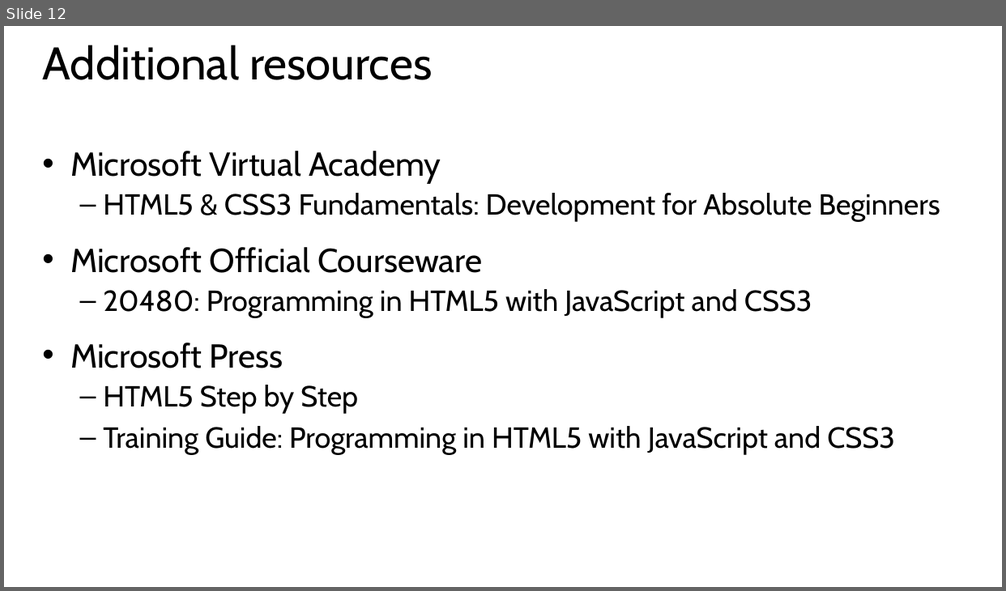
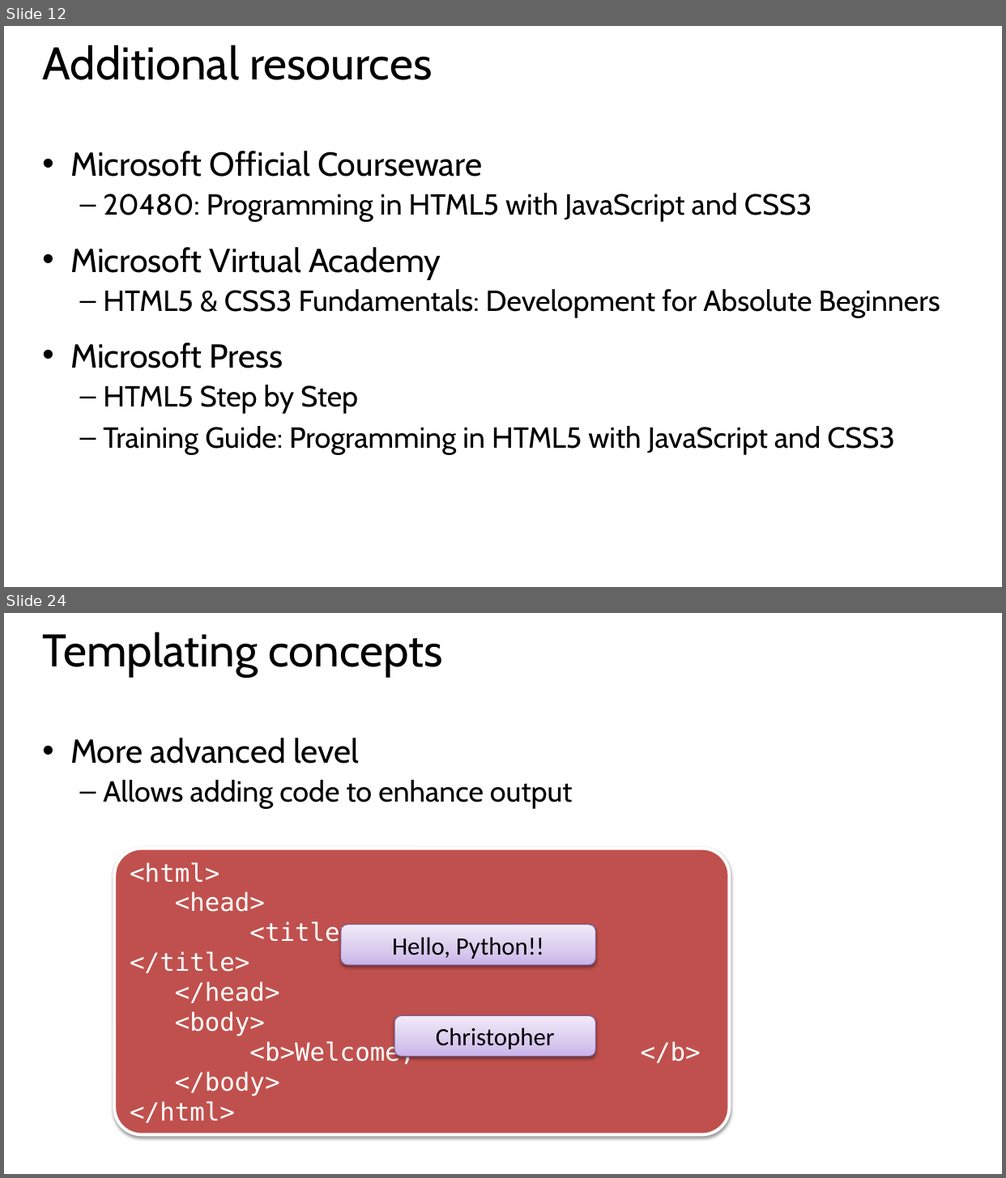
Before and after one commit to GeekTrainer/Flask, a slide deck: Slides/Module 3 - Creating an interface.pptx. Shown one above the other, each under a label of ours: slide 12 before the commit, slides 12 and 24 after it; the slides between them are not shown. The pictures are 1006x591 and 1006x1178 pixels, drawn with LibreOffice and Linux fonts; fonts in the diff are those of the drawing. Boxes give left, top, right and bottom in pixels: in the first picture for what was removed or moved away, otherwise in the second. Text is boxed around its words. In the diff, an @@ line names an element or a change of style, - is before the commit and + after.

```diff
--- a/Slides/Module 3 - Creating an interface.pptx
+++ b/Slides/Module 3 - Creating an interface.pptx
@@ slide 24 added at [4, 613, 1002, 1174], background #FFFFFF @@
@@ title added at [43, 632, 443, 677], 44 pt, text #000000 @@
+Templating concepts
@@ text added at [70, 738, 573, 809], 28 pt, text #000000 @@
+• More advanced level
+  – Allows adding code to enhance output
@@ rounded rectangle added at [115, 849, 730, 1135], fill #C0504D, outline #FFFFFF 3 pt, 24 pt, text #FFFFFF @@
+<html>
+<head>
+<title> </title>
+</head>
+<body>
+<b>Welcome, </b>
+</body>
+</html>
@@ rounded rectangle added at [341, 924, 596, 965], fill gradient #C9B5E8 to #D8CBEE to #F0EAF9, outline #7D60A0 0.75 pt, 24 pt, text #000000 @@
+Hello, Python!!
@@ rounded rectangle added at [394, 1016, 596, 1056], fill gradient #C9B5E8 to #D8CBEE to #F0EAF9, outline #7D60A0 0.75 pt, 24 pt, text #000000 @@
+Christopher
@@ slide 12 changed as well @@
@@ text at [70, 151, 812, 222]: paragraphs added @@
+• Microsoft Official Courseware
+  – 20480: Programming in HTML5 with JavaScript and CSS3
@@ text at [70, 247, 812, 318]: paragraphs removed @@
-• Microsoft Official Courseware
-  – 20480: Programming in HTML5 with JavaScript and CSS3
```
Also in this commit, not shown: 19 other slides added.
